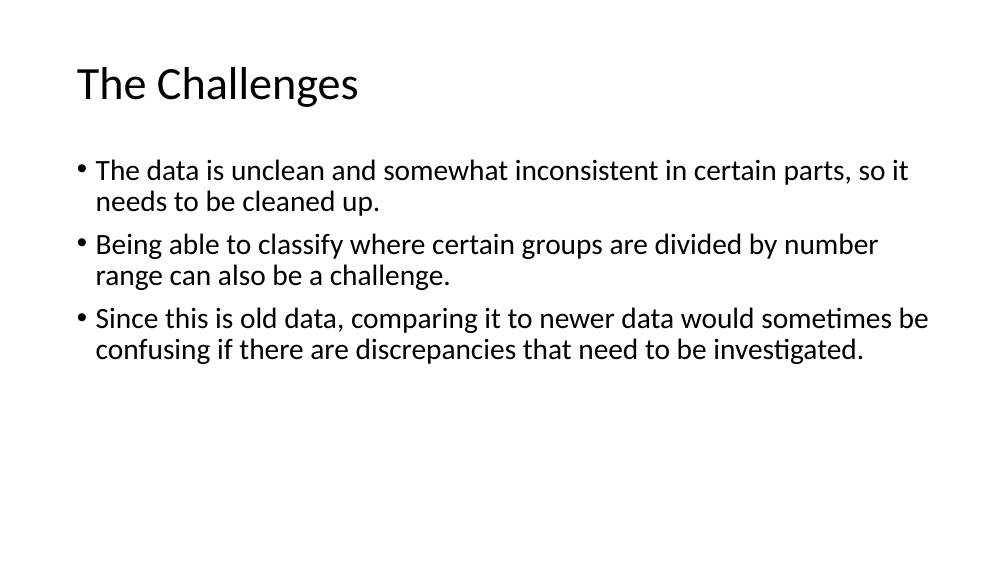
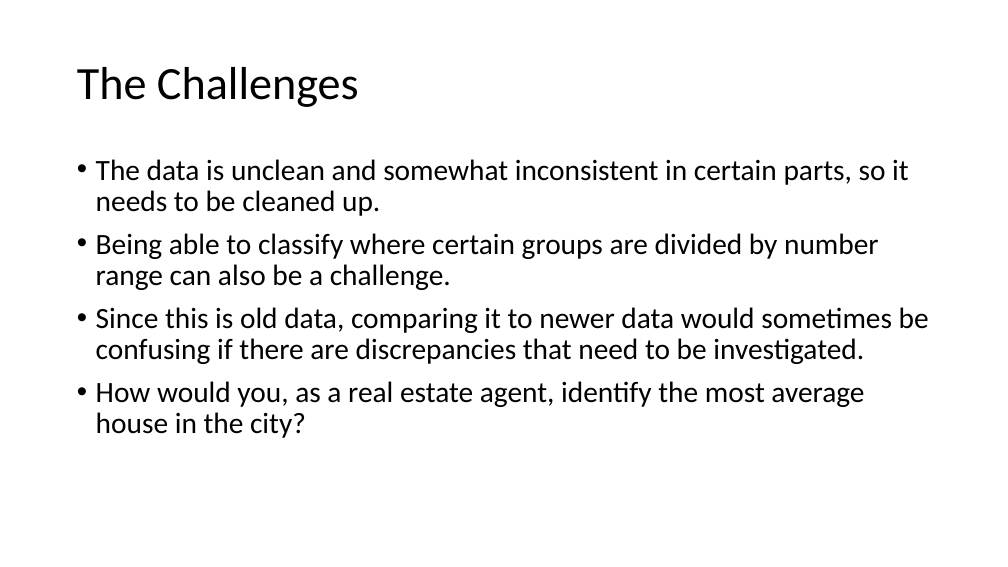
Before and after one commit to scavazos4/Project_One, a slide deck: slide 4 of Sacramento Real Estate.pptx. Drawn at 1008x567 pixels with LibreOffice and Linux fonts; fonts in the diff are those of the drawing; background and template pictures are left out. Boxes give left, top, right and bottom in pixels: in the first picture for what was removed or moved away, otherwise in the second. Text is boxed around its words. In the diff, an @@ line names an element or a change of style, - is before the commit and + after.

```diff
--- a/Sacramento Real Estate.pptx
+++ b/Sacramento Real Estate.pptx
@@ text at box(96, 381, 864, 438): paragraph added @@
+• How would you, as a real estate agent, identify the most average house in the city?
```
Also in this commit, not shown: 8 other slides changed, 1 slide added.
